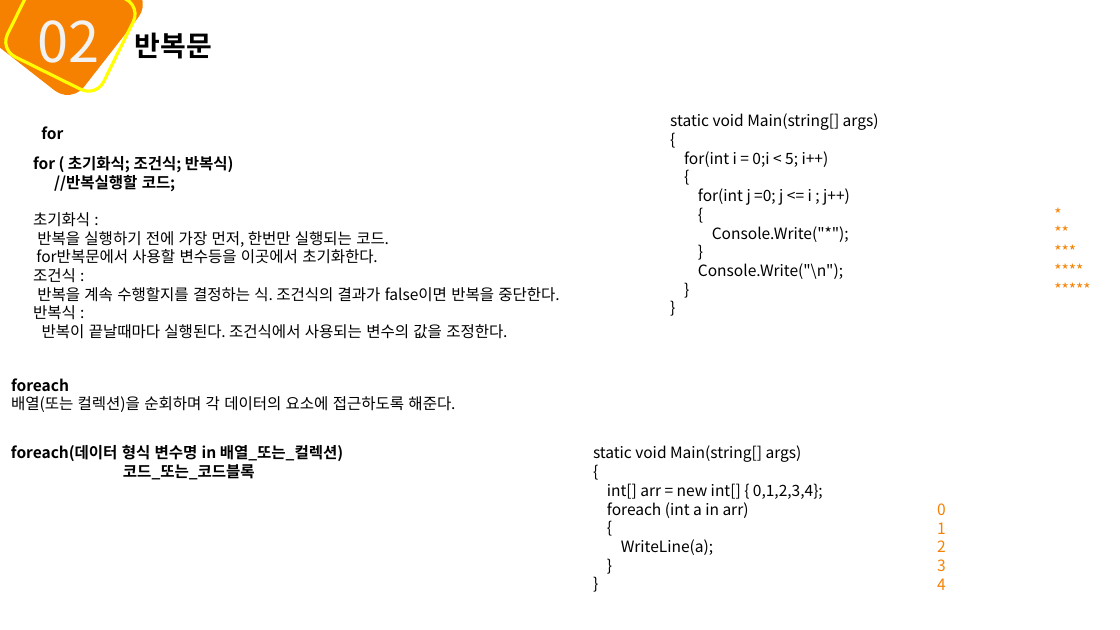
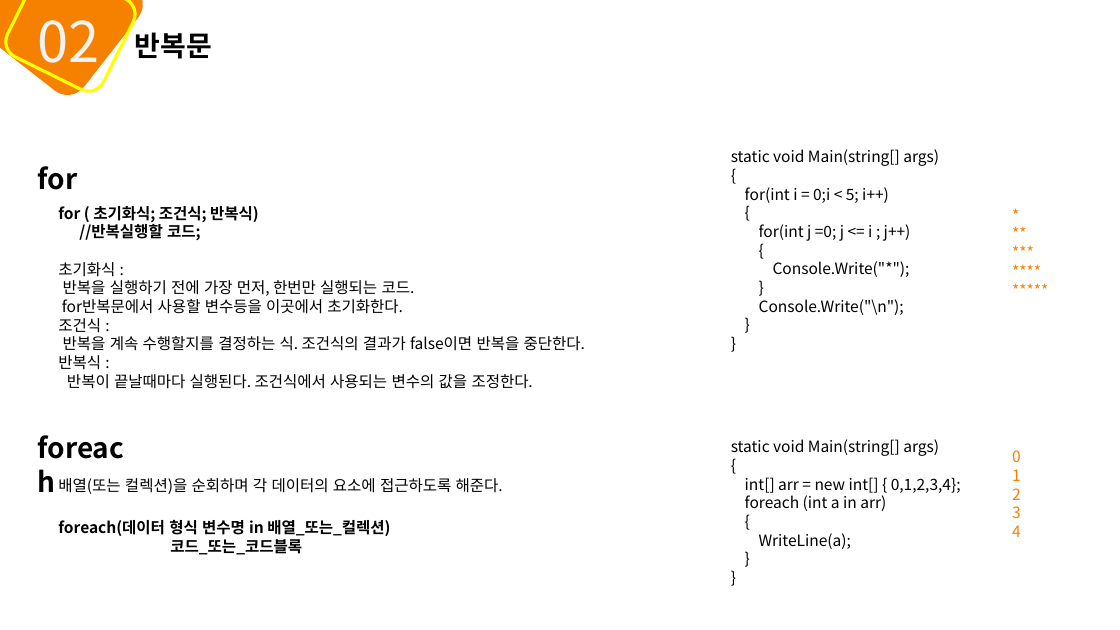
Before and after one commit to mins1119/C-, a slide deck: slide 19 of 2주차.pptx. Drawn at 1120x630 pixels with LibreOffice and Linux fonts; fonts in the diff are those of the drawing. Boxes give left, top, right and bottom in pixels: in the first picture for what was removed or moved away, otherwise in the second. Text is boxed around its words. In the diff, an @@ line names an element or a change of style, - is before the commit and + after.

```diff
--- a/2주차.pptx
+++ b/2주차.pptx
@@ text "static void Main(string[] args)": place and size @@
-text "static void Main(string[] args)" at [670,113,879,279]
+text "static void Main(string[] args)" at [731,149,939,315]
@@ text "for": place and size @@
-text "for" at [41,126,63,140]
+text "for" at [38,166,78,190]
@@ text "for" at [38,166,78,190]: size 10 to 18 pt @@
@@ text "for ( 초기화식; 조건식; 반복식)": place and size @@
-text "for ( 초기화식; 조건식; 반복식)" at [33,156,559,339]
+text "for ( 초기화식; 조건식; 반복식)" at [58,206,585,389]
@@ text "*" rewrapped from [1044,199,1120,305] to [1001,200,1100,306] @@
@@ text at [11,378,69,392]: paragraph removed @@
-foreach
@@ text added at [27,426,151,470], 18 pt, text #000000, bold @@
+foreach
@@ text "static void Main(string[] args)": place and size @@
-text "static void Main(string[] args)" at [593,445,823,555]
+text "static void Main(string[] args)" at [731,439,961,549]
@@ text "0": place and size @@
-text "0" at [937,503,946,590]
+text "0" at [1012,450,1021,537]
@@ text "배열(또는 컬렉션)을 순회하며 각 데이터의 ...": place and size @@
-text "배열(또는 컬렉션)을 순회하며 각 데이터의 ..." at [11,378,455,412]
+text "배열(또는 컬렉션)을 순회하며 각 데이터의 ..." at [58,478,503,494]
@@ text "foreach(데이터 형식 변수명 in 배열_또는_컬렉션)": place and size @@
-text "foreach(데이터 형식 변수명 in 배열_또는_컬렉션)" at [11,445,343,480]
+text "foreach(데이터 형식 변수명 in 배열_또는_컬렉션)" at [58,520,390,555]
```
Also in this commit, not shown: 47 other slides changed.
